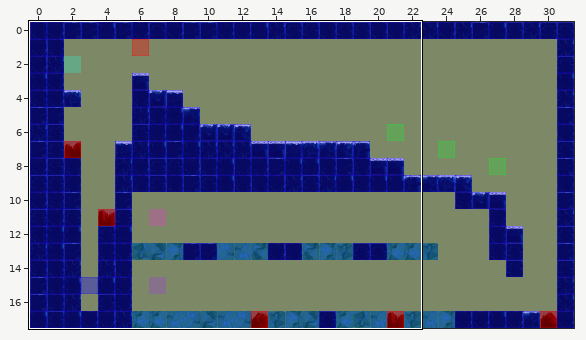
One commit to this Tiled map: Spellington/src/res/map/mapPlains22.tmx. The picture above shows the old version from afar; the outline marks the close-up.
Close-up. First the earlier version:
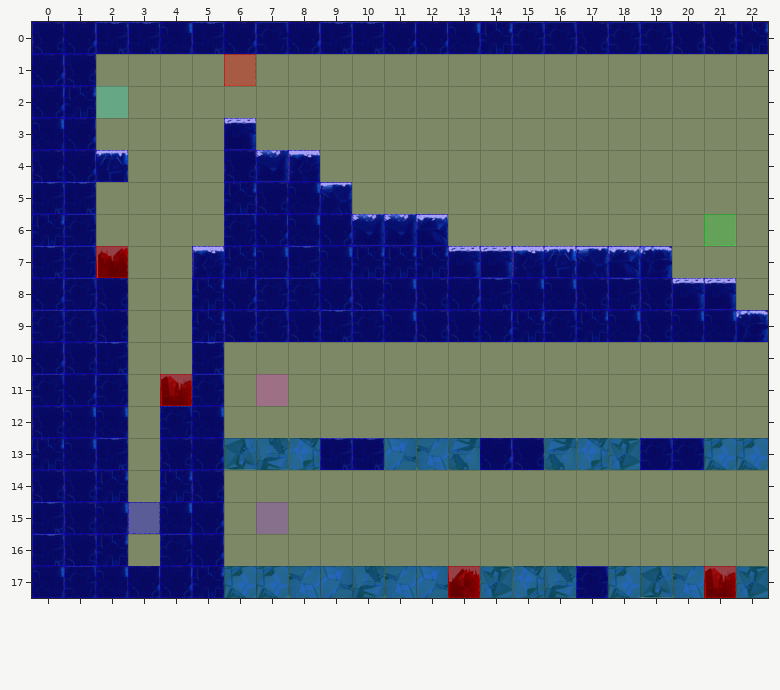
Cells are 50x50 px. Shown: x 0..22, y 0..17.
After the commit:
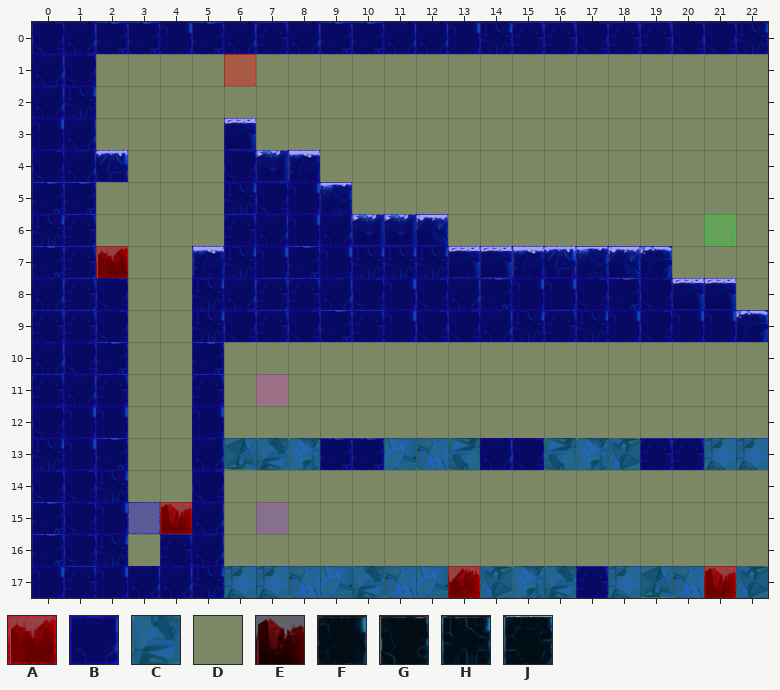
Key: from "collisionTile": A 0, B 3, C 6, D 11; from "frozenPlainsTile": E 31, F 41, G 42, H 43, J 44.
_ is an empty cell.
See-through tiles are keyed as they look on the map.
Edits made:
{"where": "layer \"terrain\""}
{"y":11,"x":4,"old":"E","new":"_"}
{"y":12,"x":4,"old":"J","new":"_"}
{"y":13,"x":4,"old":"G","new":"_"}
{"y":14,"x":4,"old":"H","new":"_"}
{"y":15,"x":4,"old":"F","new":"E"}
{"where": "layer \"collision\""}
{"y":11,"x":4,"old":"A","new":"D"}
{"y":12,"x":4,"old":"B","new":"D"}
{"y":13,"x":4,"old":"B","new":"D"}
{"y":14,"x":4,"old":"B","new":"D"}
{"y":15,"x":4,"old":"B","new":"A"}
{"where": "layer \"event\""}
{"y":2,"x":2,"old":"C","new":"_"}
{"label":"removed","picture_box":[96,86,128,118]}
{"label":"changed","picture_box":[160,374,192,534]}
